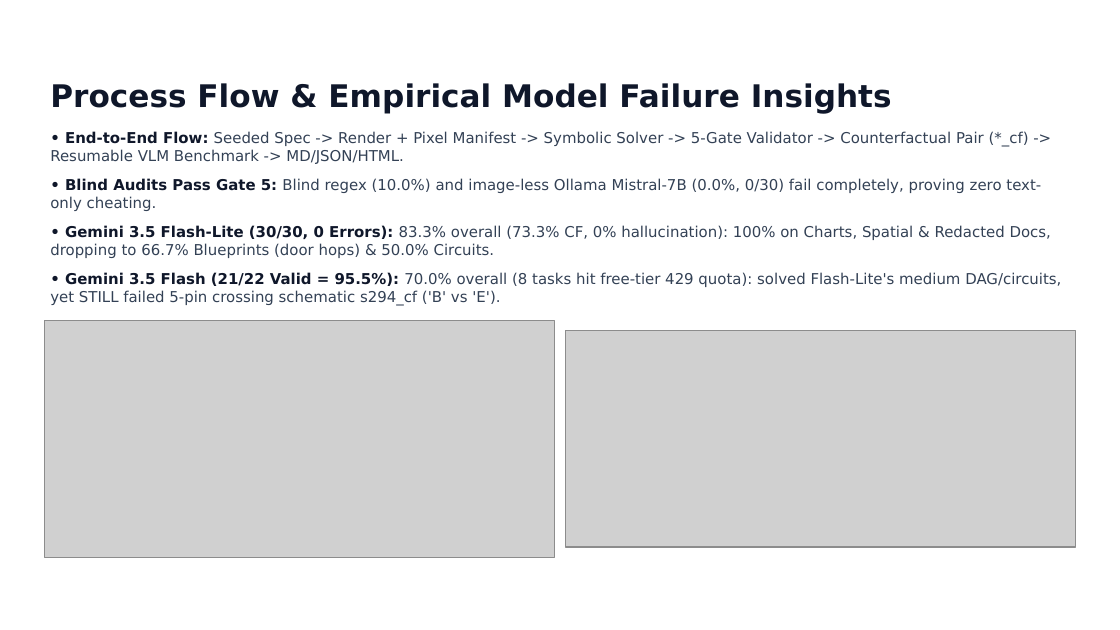
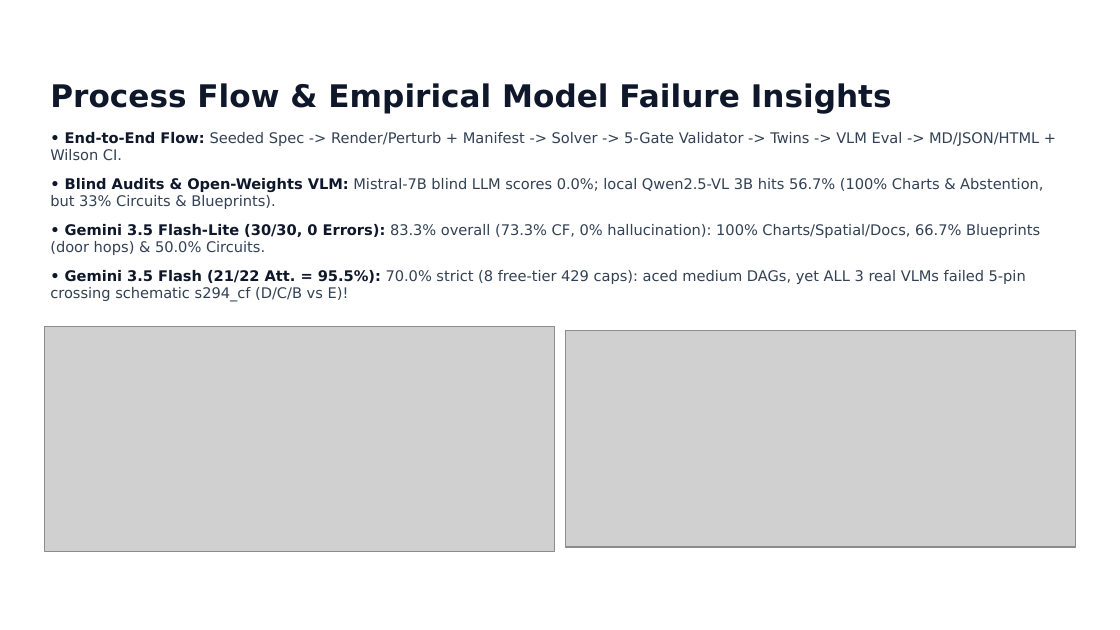
Before and after one commit to anishkarak4-ux/NitroKnight, a slide deck: slide 5 of docs/NitroKnight_Visual_Task_Factory_Submission.pptx. Drawn at 1120x630 pixels with LibreOffice and Linux fonts; fonts in the diff are those of the drawing; grey boxes stand for pictures; background and template pictures are left out. Boxes give left, top, right and bottom in pixels: in the first picture for what was removed or moved away, otherwise in the second. Text is boxed around its words. In the diff, an @@ line names an element or a change of style, - is before the commit and + after.

```diff
--- a/docs/NitroKnight_Visual_Task_Factory_Submission.pptx
+++ b/docs/NitroKnight_Visual_Task_Factory_Submission.pptx
@@ text at (50, 132, 1043, 302): text changed; size 9.6 to 9.4 pt @@
-• End-to-End Flow: Seeded Spec -> Render + Pixel Manifest -> Symbolic Solver -> 5-Gate Validator -> Counterfactual Pair (*_cf) -> Resumable VLM Benchmark -> MD/JSON/HTML.
-• Blind Audits Pass Gate 5: Blind regex (10.0%) and image-less Ollama Mistral-7B (0.0%, 0/30) fail completely, proving zero text-only cheating.
-• Gemini 3.5 Flash-Lite (30/30, 0 Errors): 83.3% overall (73.3% CF, 0% hallucination): 100% on Charts, Spatial & Redacted Docs, dropping to 66.7% Blueprints (door hops) & 50.0% Circuits.
-• Gemini 3.5 Flash (21/22 Valid = 95.5%): 70.0% overall (8 tasks hit free-tier 429 quota): solved Flash-Lite's medium DAG/circuits, yet STILL failed 5-pin crossing schematic s294_cf ('B' vs 'E').
+• End-to-End Flow: Seeded Spec -> Render/Perturb + Manifest -> Solver -> 5-Gate Validator -> Twins -> VLM Eval -> MD/JSON/HTML + Wilson CI.
+• Blind Audits & Open-Weights VLM: Mistral-7B blind LLM scores 0.0%; local Qwen2.5-VL 3B hits 56.7% (100% Charts & Abstention, but 33% Circuits & Blueprints).
+• Gemini 3.5 Flash-Lite (30/30, 0 Errors): 83.3% overall (73.3% CF, 0% hallucination): 100% Charts/Spatial/Docs, 66.7% Blueprints (door hops) & 50.0% Circuits.
+• Gemini 3.5 Flash (21/22 Att. = 95.5%): 70.0% strict (8 free-tier 429 caps): aced medium DAGs, yet ALL 3 real VLMs failed 5-pin crossing schematic s294_cf (D/C/B vs E)!
@@ picture: place and size @@
-picture at (45, 320, 554, 557)
+picture at (45, 327, 554, 552)
```
Also in this commit, not shown: 5 other slides changed, 1 slide added, 1 slide removed, 30 other files.
